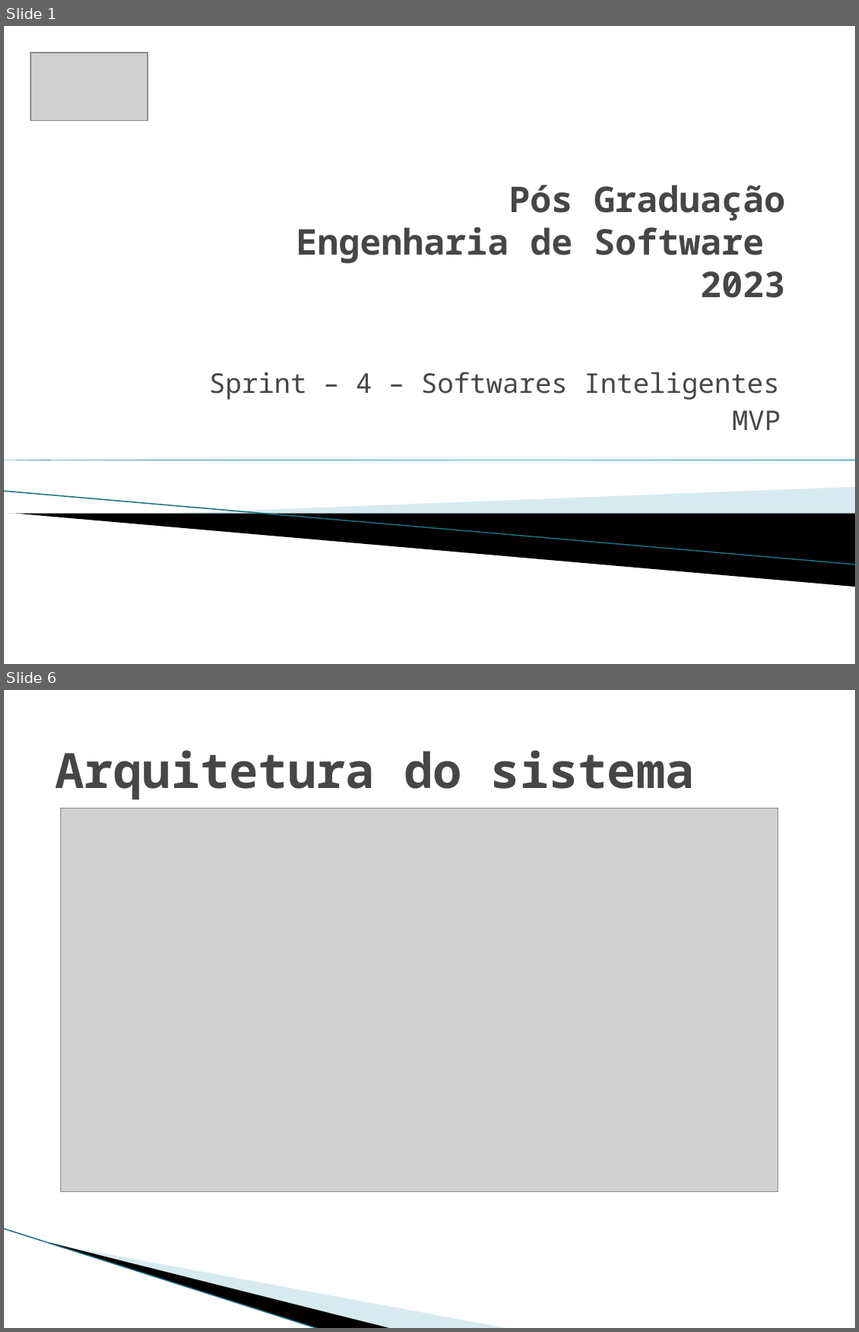
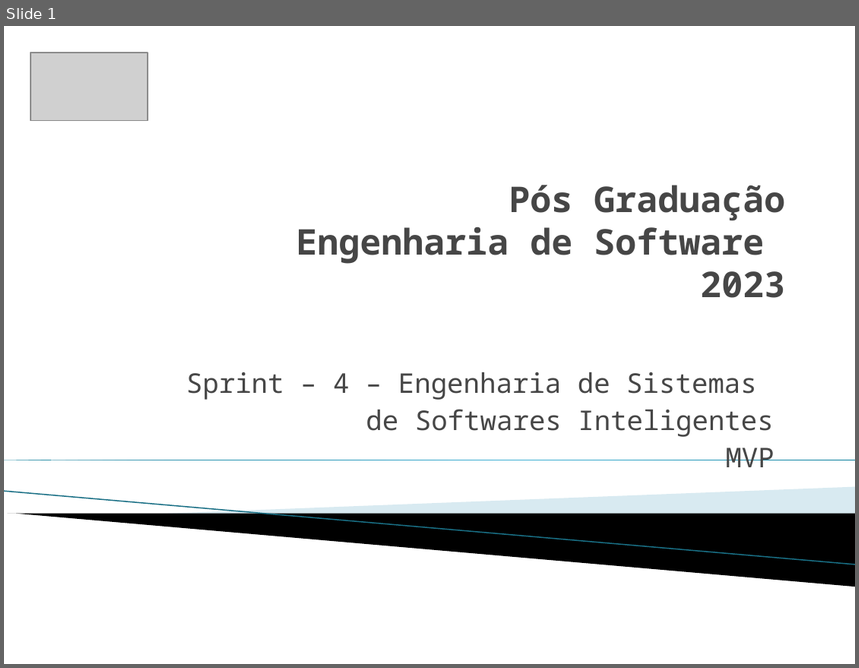
Before and after one commit to Etyonamine/puc-rio-mvp-sprint-04-front-end, a slide deck: documentacao/Apresentação1.pptx. Shown one above the other, each under a label of ours: slides 1 and 6 before the commit, slide 1 after it; the slides between them are not shown. The pictures are 859x1332 and 859x668 pixels, drawn with LibreOffice and Linux fonts; fonts in the diff are those of the drawing; grey boxes stand for pictures; background and template pictures are left out. Boxes give left, top, right and bottom in pixels: in the first picture for what was removed or moved away, otherwise in the second. Text is boxed around its words. In the diff, an @@ line names an element or a change of style, - is before the commit and + after.

```diff
--- a/documentacao/Apresentação1.pptx
+++ b/documentacao/Apresentação1.pptx
@@ slide 6 removed at bbox=[4, 690, 855, 1328], background #FFFFFF @@
@@ title removed at bbox=[55, 750, 695, 800] @@
-Arquitetura do sistema
@@ picture removed at bbox=[61, 809, 778, 1192] @@
@@ freeform shape removed at bbox=[70, 1156, 424, 1290] @@
@@ freeform shape removed at bbox=[4, 1229, 353, 1307] @@
@@ line removed from (4, 1229) to (320, 1328) @@
@@ slide 1 changed as well @@
@@ subtitle "Sprint – 4 – Engenharia ...": place and size @@
-subtitle "Sprint – 4 – Engenharia ..." at bbox=[209, 372, 781, 430]
+subtitle "Sprint – 4 – Engenharia ..." at bbox=[186, 373, 775, 468]
@@ subtitle at bbox=[186, 373, 773, 437]: text changed @@
-Sprint – 4 – Softwares Inteligentes
+Sprint – 4 – Engenharia de Sistemas
+de Softwares Inteligentes
```
Also in this commit, not shown: 2 other slides changed, 2 slides added, 3 other slides removed, 1 other file.
